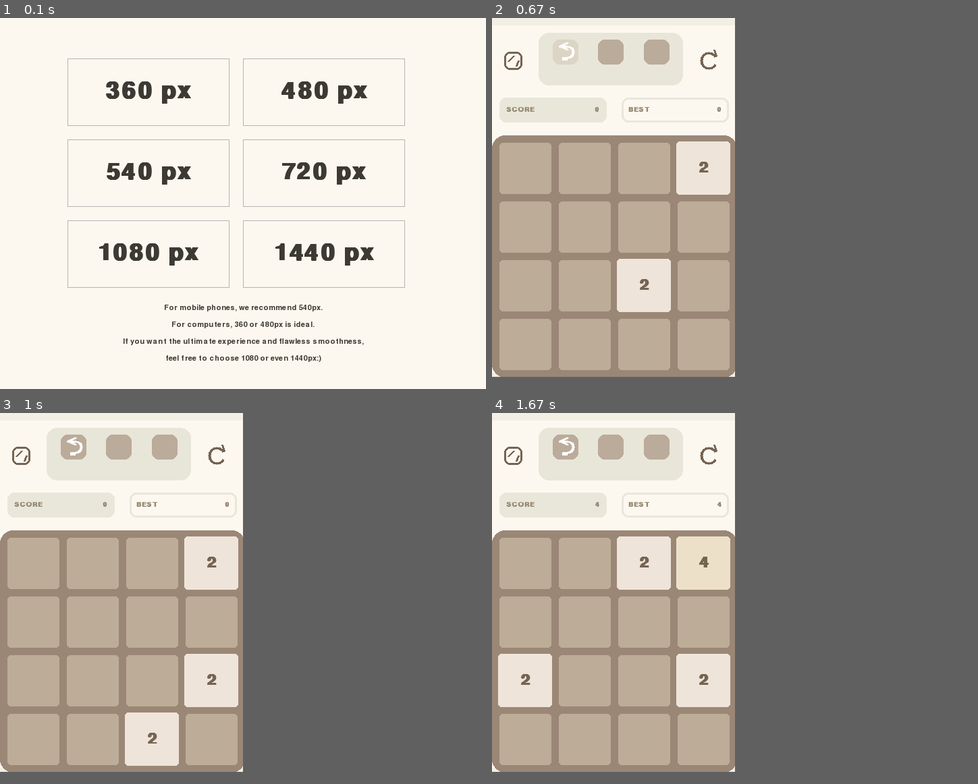
Above: before the commit, frames 1-4 (two rows, left to right).
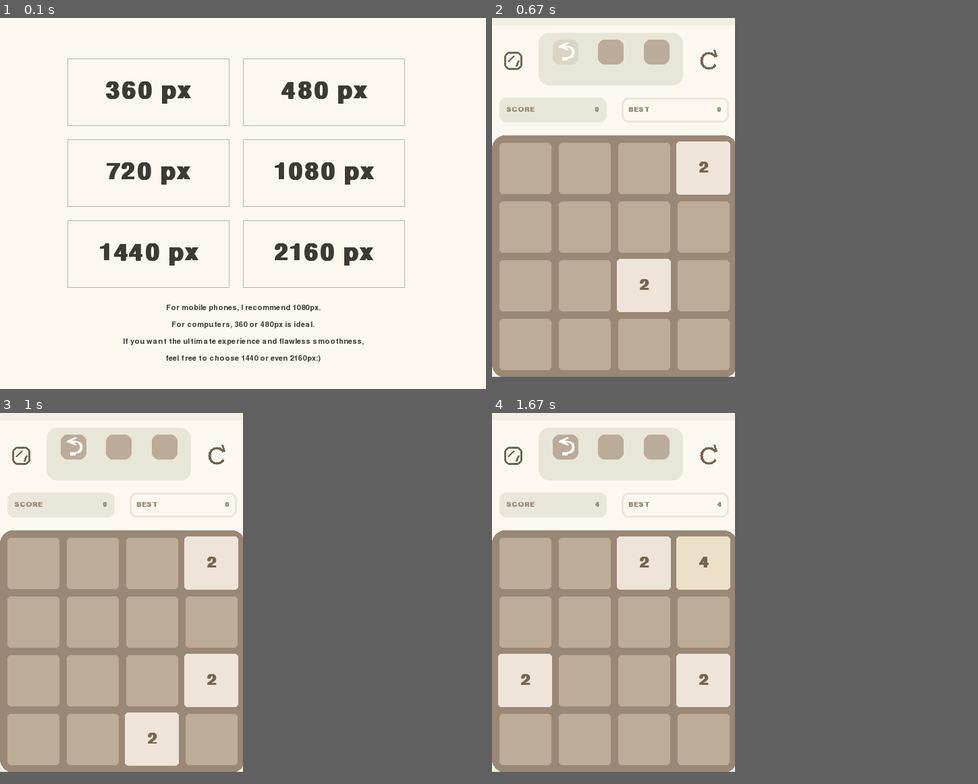
Above: after the commit, the same moments.

Repository: honzhe05/2048-made-with-pygame
Game: pygame game, started from 2048-pc.py
Two runs of this game, one before a commit and one after it. Both use one fixed random seed, a clock stepped at 60 frames per second and the inputs below.
Inputs:
- Up to frame 1 (0.1 s): no input
- Up to frame 2 (0.67 s): click "360 px" at 0.38 s
- Up to frame 3 (1 s): hold Right from 0.67 s (still down)
- Up to frame 4 (1.67 s): release Right at 1.13 s; hold Up 1.17-1.47 s; hold Right from 1.5 s (still down)

The runs differ from the first frame. In frame 1, 1.6% of the frame differs, in the area x 20-77%, y 38-93%; in frame 2, nothing differs; in frame 3, nothing differs; in frame 4, nothing differs.

Commit message:
fix arrow buttons shows and increase maximum resolution

Diff:
--- a/2048-pc.py
+++ b/2048-pc.py
@@ -896,12 +896,12 @@
 
 
 def choose_screen_size():
-    sizes = [360, 480, 540, 720, 1080, 1440]
+    sizes = [360, 480, 720, 1080, 1440, 2160]
     word = [
-        "For mobile phones, we recommend 540px.",
+        "For mobile phones, I recommend 1080px.",
         "For computers, 360 or 480px is ideal.",
         "If you want the ultimate experience and flawless smoothness,",
-        "feel free to choose 1080 or even 1440px:)",
+        "feel free to choose 1440 or even 2160px:)",
         "", ""
     ]
 
--- a/2048.py
+++ b/2048.py
@@ -237,7 +237,7 @@
         canva_w = 360
         canva_h = 538
         screen_size = 306.5
-    render_screen = pygame.Surface((canva_w, canva_h))
+    render_screen = pygame.Surface((canva_w, canva_h + 300))
 
     row = 4  # screen and block
     screen_size_save = set_screen
@@ -250,14 +250,14 @@
     sc_w = row * block_width + grid
     sc_h = screen_size_save + 2 * (int(
         int(screen_size_save * 28.2 / 33 / row) * 8 / 7
-    ))
-    screen = pygame.display.set_mode((screen_size_save, sc_h))
+    )) + 500
+    screen = pygame.display.set_mode((sc_w, sc_h))
     scaled_surface = pygame.Surface((screen_size_save, sc_h))
 
     asize = screen_size / 5  # arrow buttons
     t = asize * 0.6
     agrid = asize / 10
-    apos = sc_h + 2 * grid
+    apos = canva_h + grid
     p = sc_w / 2 + asize / 2 + agrid
 
     a = t / 2 * math.sqrt(3)
@@ -827,7 +827,7 @@
 
 
 def draw_grid(surface):
-    for i in range(2 * block_width + grid, sc_h - grid, block_width):
+    for i in range(2 * block_width + grid, canva_h - grid, block_width):
         for j in range(grid, sc_w - grid, block_width):
             rect_block = pygame.Rect(j, i, block, block)
             pygame.draw.rect(
@@ -896,12 +896,12 @@
 
 
 def choose_screen_size():
-    sizes = [360, 480, 540, 720, 1080, 1440]
+    sizes = [360, 480, 720, 1080, 1440, 2160]
     word = [
-        "For mobile phones, we recommend 540px.",
+        "For mobile phones, I recommend 1080px.",
         "For computers, 360 or 480px is ideal.",
         "If you want the ultimate experience and flawless smoothness,",
-        "feel free to choose 1080 or even 1440px:)",
+        "feel free to choose 1440 or even 2160px:)",
         "", ""
     ]
 
